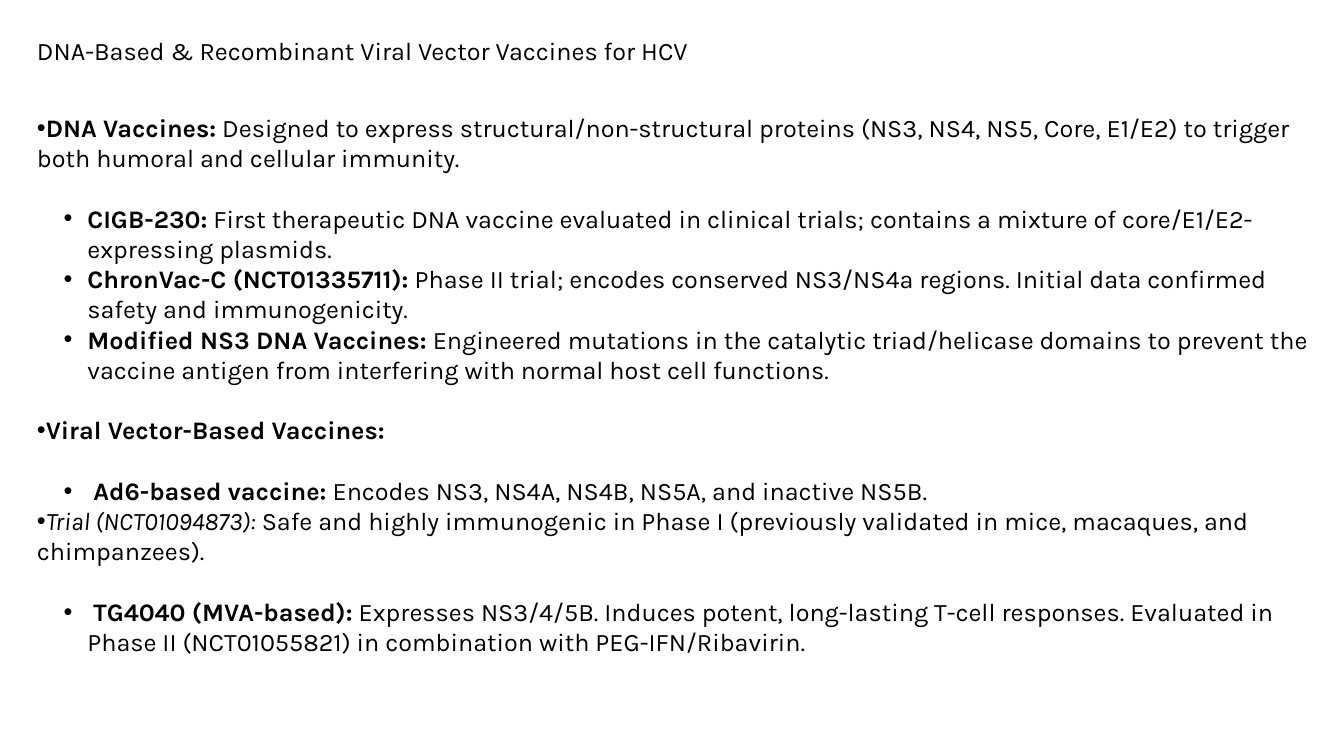
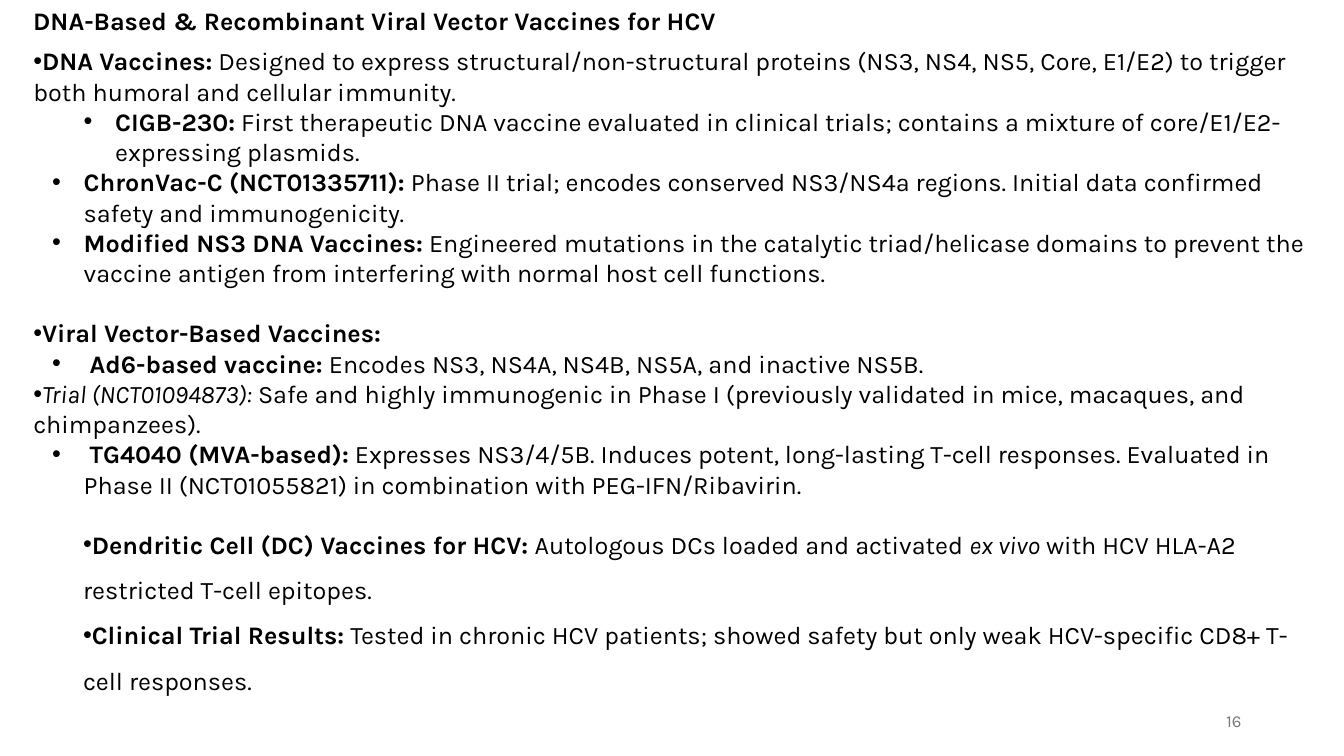
Before and after one commit to alirahmatibonab/pptx, a slide deck: slide 16 of vac.pptx. Drawn at 1344x756 pixels with LibreOffice and Linux fonts; fonts in the diff are those of the drawing. Boxes give left, top, right and bottom in pixels: in the first picture for what was removed or moved away, otherwise in the second. Text is boxed around its words. In the diff, an @@ line names an element or a change of style, - is before the commit and + after.

```diff
--- a/vac.pptx
+++ b/vac.pptx
@@ text "DNA-Based & Recombinant Viral Vector ...": place and size @@
-text "DNA-Based & Recombinant Viral Vector ..." at (37,42,687,61)
+text "DNA-Based & Recombinant Viral Vector ..." at (33,12,716,31)
@@ text "DNA-Based & Recombinant Viral Vector ..." at (33,12,716,31): bold on @@
@@ text "DNA Vaccines: Designed to express ...": place and size @@
-text "DNA Vaccines: Designed to express ..." at (37,118,1308,654)
+text "DNA Vaccines: Designed to express ..." at (33,51,1304,497)
@@ text at (115,112,1280,168): indent changed @@
@@ text added at (83,535,1287,696), 18 pt, text #000000 @@
+• Dendritic Cell (DC) Vaccines for HCV: Autologous DCs loaded and activated ex vivo with HCV HLA-A2 restricted T-cell epitopes.
+• Clinical Trial Results: Tested in chronic HCV patients; showed safety but only weak HCV-specific CD8+ T-cell responses.
@@ page number added at (1226,716,1241,727), 12 pt, text #797979 @@
+16
```
Also in this commit, not shown: 30 other slides changed, 14 slides added, 6 slides removed, 1 other file.
